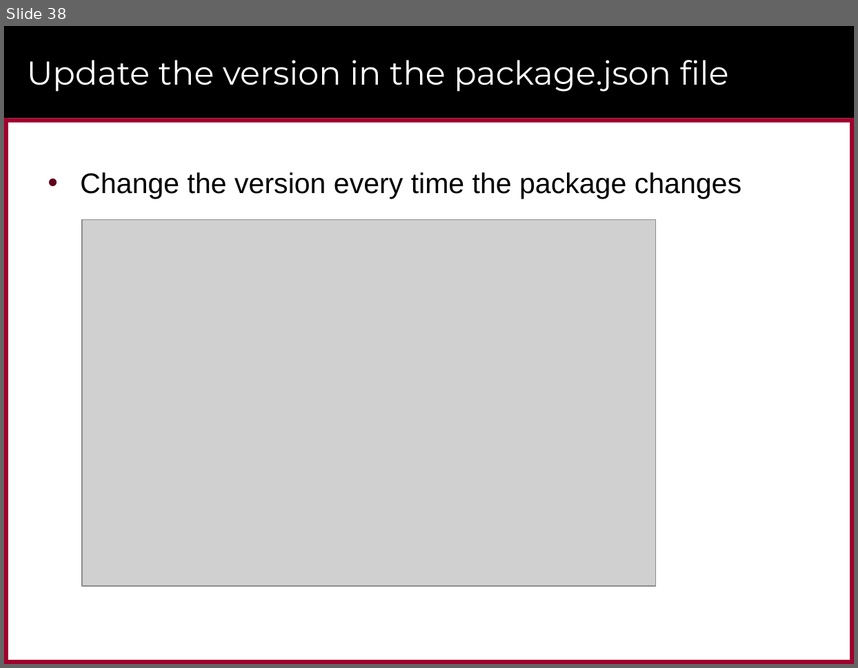
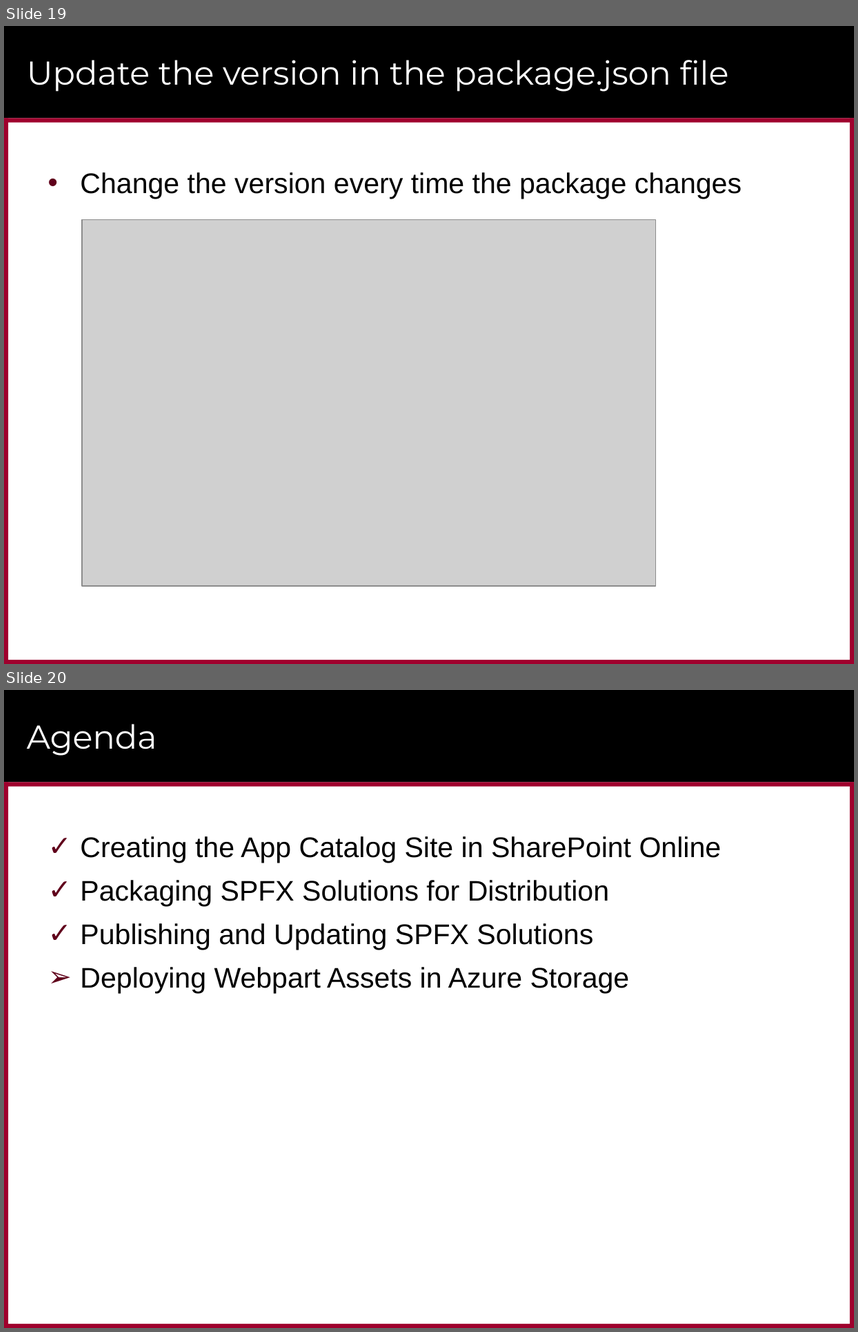
Before and after one commit to CriticalPathTraining/MSD365_Courseware, a slide deck: 06 PackagingAndDeployment.pptx. Shown one above the other, each under a label of ours: slide 38 before the commit, slides 19 and 20 after it. The pictures are 858x668 and 858x1332 pixels, drawn with LibreOffice and Linux fonts; fonts in the diff are those of the drawing; grey boxes stand for pictures; background and template pictures are left out. Boxes give left, top, right and bottom in pixels: in the first picture for what was removed or moved away, otherwise in the second. Text is boxed around its words. In the diff, an @@ line names an element or a change of style, - is before the commit and + after.

```diff
--- a/06 PackagingAndDeployment.pptx
+++ b/06 PackagingAndDeployment.pptx
@@ slide 20 added at bbox=[4, 690, 854, 1328], background #FFFFFF; not listed: 6 template elements that a slide beside it also shows @@
@@ title added at bbox=[27, 724, 157, 756], 28 pt, text #FFFFFF @@
+Agenda
@@ text added at bbox=[80, 836, 722, 993], 24 pt, text #000000 @@
+✓ Creating the App Catalog Site in SharePoint Online
+✓ Packaging SPFX Solutions for Distribution
+✓ Publishing and Updating SPFX Solutions
+➢ Deploying Webpart Assets in Azure Storage
@@ what was slide 38 is now slide 19 @@
```
Also in this commit, not shown: 10 slides changed, 1 other slide added, 10 slides removed, 11 other files.
